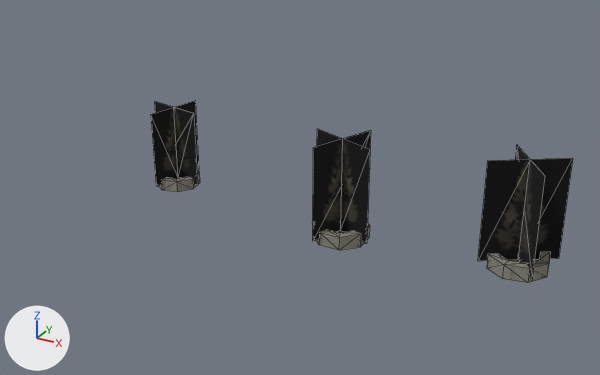
What one commit did to the OBJ model examples/vehicle-playground/res/models/urban/procgen-procpain-tree-park-pine-large-xm2zm3.obj.
Camera for both pictures: a camera (50 mm lens) standing at (45.9, -88.7, 36.2) and looking at (10.7, -24.7, 4.2). The axes (+X, +Y, +Z) are drawn at lower left. The lights are the same throughout. The older version comes first. Mesh edges are drawn as thin lines. Where no turn or scale is listed for an object, it has been applied to the vertices. Vertices at exactly the same position are counted once.

Names of what the first picture shows: 'procgen-procpain-tree-park-pine-large-xm2zm3'.
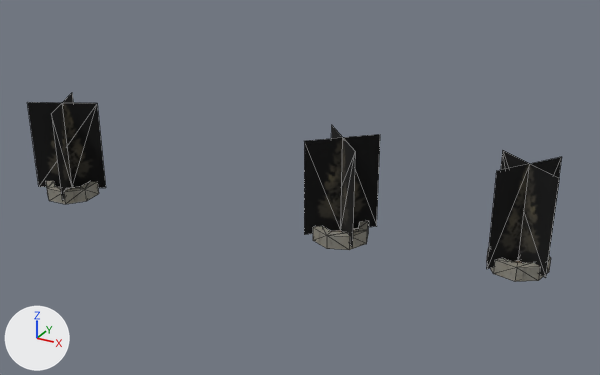
Location of each change, [x1, y1, x2, y2] in pixels of the pictures (600 x 375 px; the box of a moved part takes in the faces that stretch with it):
'procgen-procpain-tree-park-pine-large-xm2zm3', reshaped (27% wider): before [151, 100, 573, 283]; after [27, 93, 562, 282]
part 1 of me_procgen_procpain_tree_park_pine_large_xm2zm3, moved or reshaped: before [313, 129, 371, 243]; after [304, 126, 380, 246]
part 2 of me_procgen_procpain_tree_park_pine_large_xm2zm3, moved or reshaped: before [478, 145, 573, 280]; after [487, 151, 562, 278]
part 3 of me_procgen_procpain_tree_park_pine_large_xm2zm3, moved or reshaped: before [151, 100, 199, 186]; after [27, 93, 106, 201]
part 4 of me_procgen_procpain_tree_park_pine_large_xm2zm3, moved or reshaped: before [312, 223, 370, 250]; after [313, 221, 369, 250]
part 5 of me_procgen_procpain_tree_park_pine_large_xm2zm3, moved or reshaped: before [487, 252, 550, 283]; after [487, 249, 551, 282]
part 6 of me_procgen_procpain_tree_park_pine_large_xm2zm3, moved or reshaped: before [159, 170, 200, 192]; after [46, 181, 99, 204]

The edits, one by one:
me_procgen_procpain_tree_park_pine_large_xm2zm3 is used by ob_procgen_procpain_tree_park_pine_large_xm2zm3; location (0.0, 0.0, 0.0).
me_procgen_procpain_tree_park_pine_large_xm2zm3 had 126 vertices, 204 faces and spanned x -9.3..34.5, y -27.9..-18.5, z 0.0..10.3.
me_procgen_procpain_tree_park_pine_large_xm2zm3 now has 126 vertices, 204 faces and spans x -17.7..34.4, y -32.4..-19.4, z 0.0..10.1.
me_procgen_procpain_tree_park_pine_large_xm2zm3 part 1: the loose piece of 10 vertices spanning x 11.8..18.4, y -27.9..-21.3, z 0.7..10.0 is turned -115.5 degrees about the z axis through its middle and scaled by 1.01, then moved by (0.0, 0.0, 0.1).
me_procgen_procpain_tree_park_pine_large_xm2zm3 part 2: the loose piece of 10 vertices spanning x 28.4..34.5, y -25.4..-19.2, z 0.7..10.3 is turned 22.6 degrees about the z axis through its middle and scaled by 0.963, then moved by (0.0, 0.0, -0.2).
me_procgen_procpain_tree_park_pine_large_xm2zm3 part 3: the loose piece of 10 vertices spanning x -9.3..-3.2, y -24.6..-18.5, z 0.6..8.7 is turned 38.7 degrees about the z axis through its middle and scaled by 1.16, then moved by (-8.2, -7.7, 0.8).
me_procgen_procpain_tree_park_pine_large_xm2zm3 part 4: the loose piece of 32 vertices spanning x 12.5..17.6, y -27.2..-22.1, z 0.0..1.4 is turned -115.5 degrees about the z axis through its middle and scaled by 1.01.
me_procgen_procpain_tree_park_pine_large_xm2zm3 part 5: the loose piece of 32 vertices spanning x 28.7..34.2, y -25.1..-19.5, z 0.0..1.4 is turned 22.6 degrees about the z axis through its middle and scaled by 0.963.
me_procgen_procpain_tree_park_pine_large_xm2zm3 part 6: the loose piece of 32 vertices spanning x -8.6..-3.9, y -23.9..-19.2, z 0.0..1.2 is turned 38.7 degrees about the z axis through its middle and scaled by 1.16, then moved by (-8.2, -7.7, 0.1).
